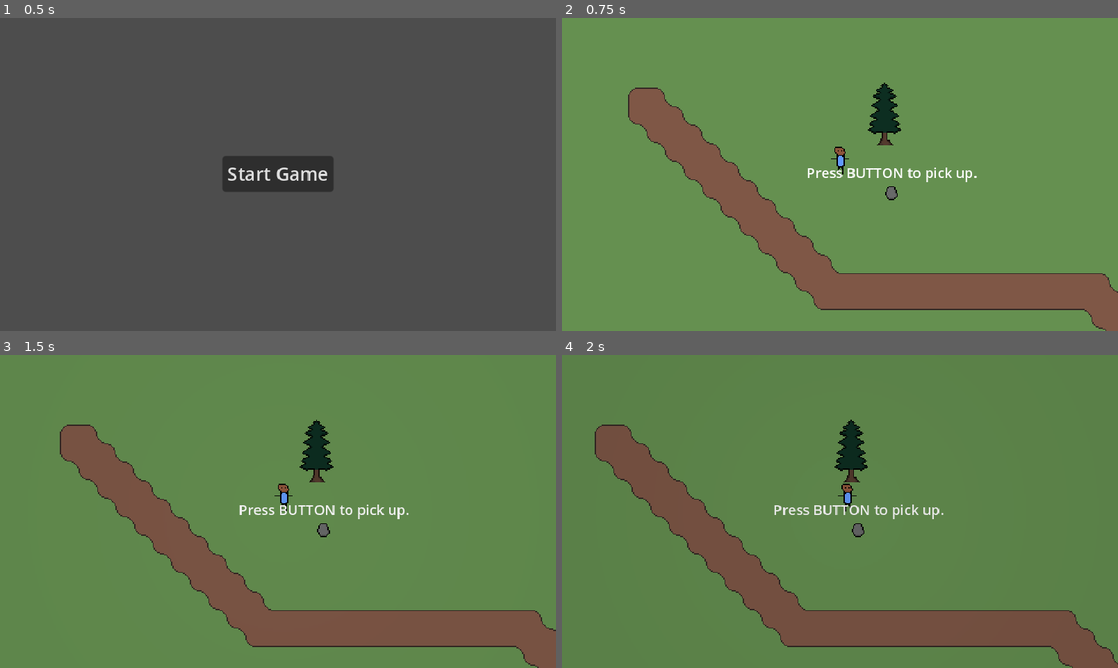
Above: before the commit, frames 1-4 (two rows, left to right).
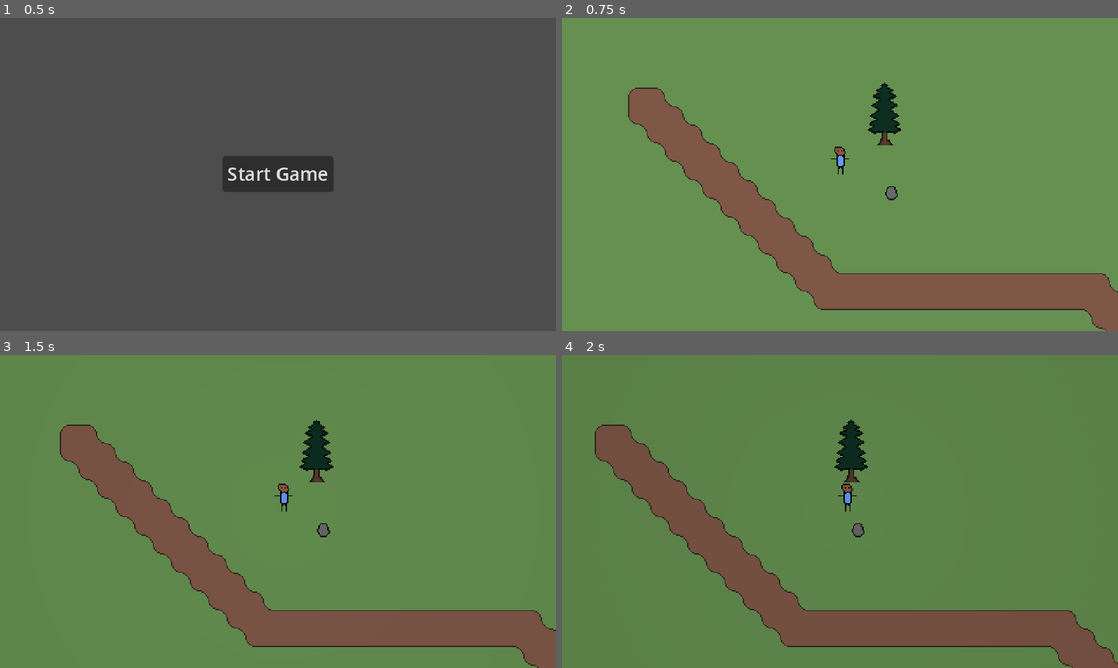
Above: after the commit, the same moments.

Repository: StormLight14/nightfall-mirror
Game: Godot game, scene res://menus/main/main_menu.tscn
Same seed, same stepped clock (60 frames per second), same inputs: the game is played once before the commit and once after it.
Inputs:
- Up to frame 1 (0.5 s): no input
- Up to frame 2 (0.75 s): click "Start Game" at 0.5 s
- Up to frame 3 (1.5 s): tap Enter at 1.25 s; hold D (right) from 1.28 s (still down); hold R (rotate_sun) from 1.28 s (still down)
- Up to frame 4 (2 s): keep holding D (right); keep holding R (rotate_sun)

Frame 1 is identical in both runs. In frame 2, 0.4% of the frame differs, in the area x 44-75%, y 47-53%; in frame 3, 0.4%; in frame 4, 0.4%, in the area x 38-69%, y 47-53%.

Commit message:
add item id attribute to Pickupable component

Diff:
--- /dev/null
+++ b/components/pickupable.gd
@@ -0,0 +1,3 @@
+extends Node
+
+@export var item_id = "item"
--- a/components/pickupable.tscn
+++ b/components/pickupable.tscn
@@ -1,3 +1,6 @@
-[gd_scene format=3 uid="uid://dp3gwauh7erjh"]
+[gd_scene load_steps=2 format=3 uid="uid://dp3gwauh7erjh"]
+
+[ext_resource type="Script" path="res://components/pickupable.gd" id="1_lihaw"]
 
 [node name="Pickupable" type="Node"]
+script = ExtResource("1_lihaw")
--- a/scenes/objects/rocks/rock.tscn
+++ b/scenes/objects/rocks/rock.tscn
@@ -30,3 +30,4 @@
 [node name="Pickupable" parent="." instance=ExtResource("2_unhmv")]
 
 [node name="Hint" parent="." instance=ExtResource("3_umvct")]
+visible = false
--- a/ui/themes/main.tres
+++ b/ui/themes/main.tres
@@ -1,4 +1,4 @@
 [gd_resource type="Theme" format=3 uid="uid://cpbjuhg0ysfj"]
 
 [resource]
-Label/font_sizes/font_size = 12
+Label/font_sizes/font_size = 10
